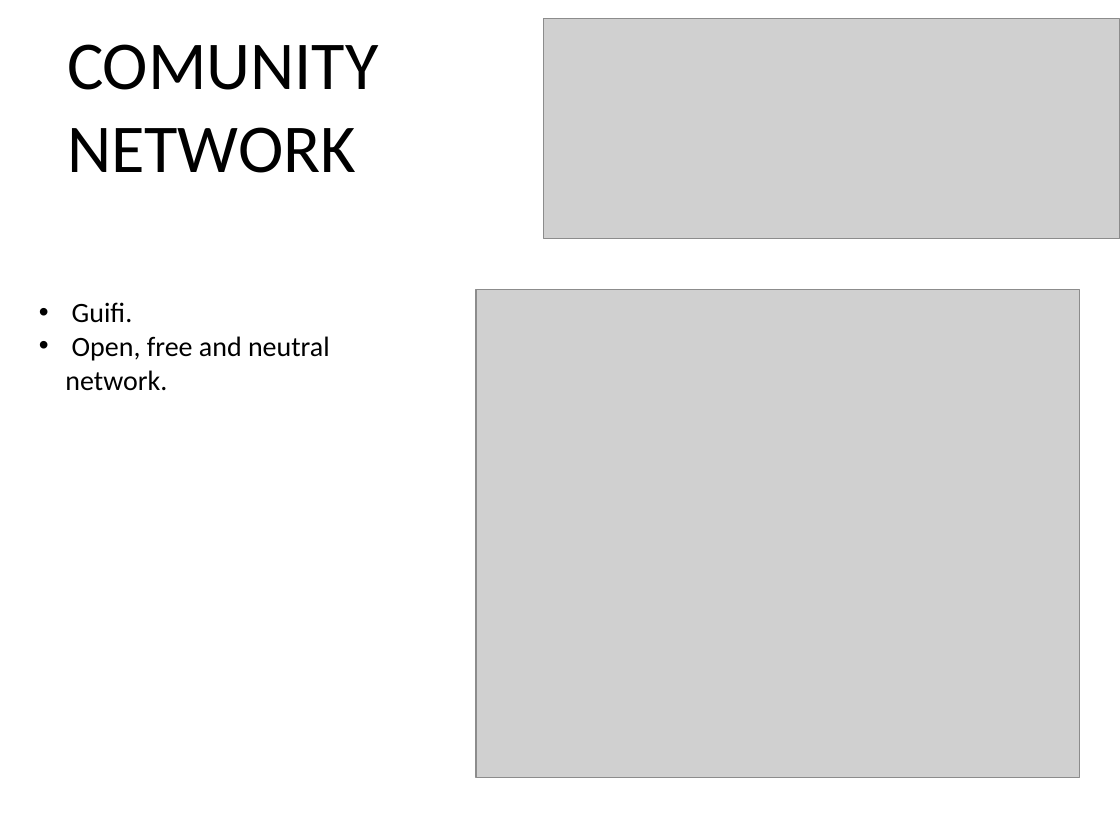
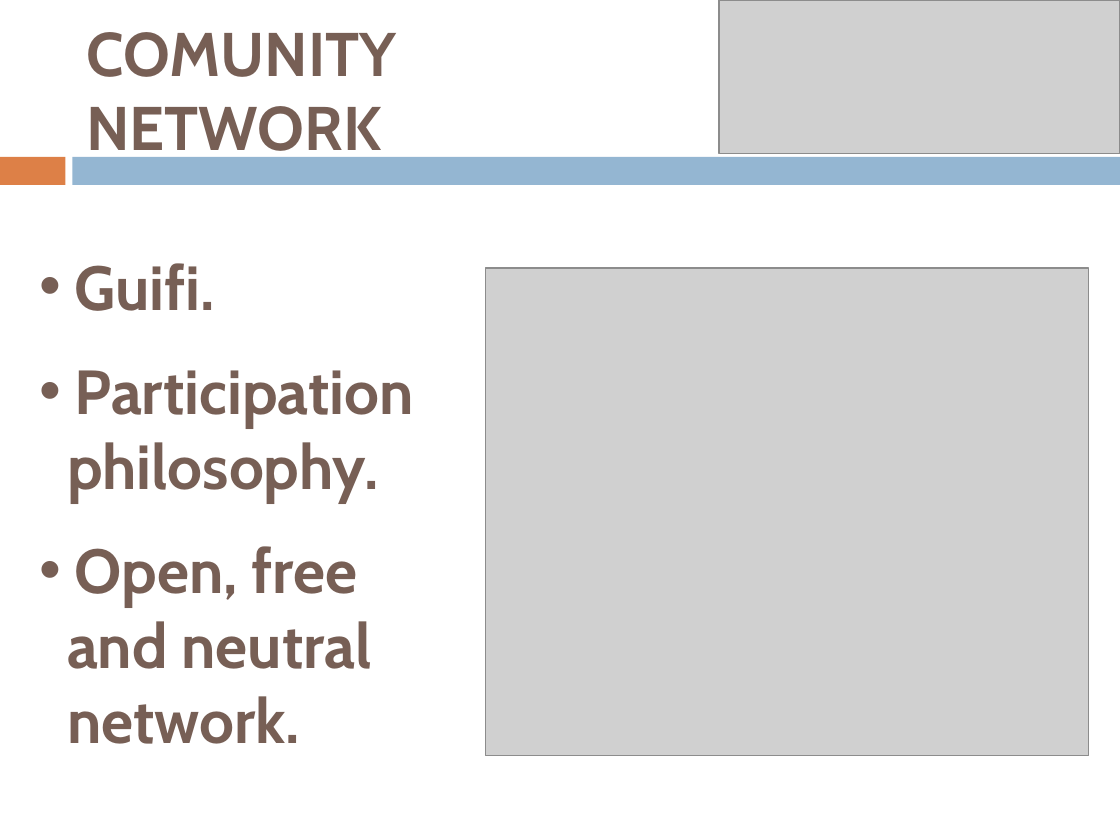
Before and after one commit to SergioAlmendros/A-bottom-up-sensor-testbed, a slide deck: slide 6 of Presentation/presentation.pptx. Drawn at 1120x840 pixels with LibreOffice and Linux fonts; fonts in the diff are those of the drawing; grey boxes stand for pictures. Boxes give left, top, right and bottom in pixels: in the first picture for what was removed or moved away, otherwise in the second. Text is boxed around its words. In the diff, an @@ line names an element or a change of style, - is before the commit and + after.

Commit message:
presentation

```diff
--- a/Presentation/presentation.pptx
+++ b/Presentation/presentation.pptx
@@ title "COMUNITY NETWORK": place and size @@
-title "COMUNITY NETWORK" at [67, 44, 379, 173]
+title "COMUNITY NETWORK" at [86, 32, 396, 164]
@@ title "COMUNITY NETWORK" at [86, 32, 396, 164]: size 44 to 39.6 pt, font Calibri to Cabin, text colour #000000 to #775F55, bold on @@
@@ picture: place and size @@
-picture at [543, 19, 1119, 240]
+picture at [719, 0, 1120, 153]
@@ rectangle added at [0, 157, 65, 185], fill #DD8047 @@
@@ rectangle added at [73, 157, 1120, 185], fill #94B6D2 @@
@@ text "Guifi.": place and size @@
-text "Guifi." at [65, 302, 330, 391]
+text "Guifi." at [67, 263, 414, 744]
@@ text at [75, 263, 216, 311]: size 18 to 40 pt, font Calibri to Cabin, text colour #000000 to #775F55, bold on in "Guifi." @@
@@ picture: place and size @@
-picture at [476, 289, 1080, 777]
+picture at [485, 268, 1089, 756]
@@ text at [67, 370, 414, 744]: text changed; size 18 to 40 pt; font Calibri to Cabin; text colour #000000 to #775F55; bold on @@
-• Open, free and neutral network.
+• Participation
+philosophy.
+• Open, free
+and neutral
+network.
```
Also in this commit, not shown: 6 other slides changed, 6 slides added, 5 slides removed, 1 other file.
